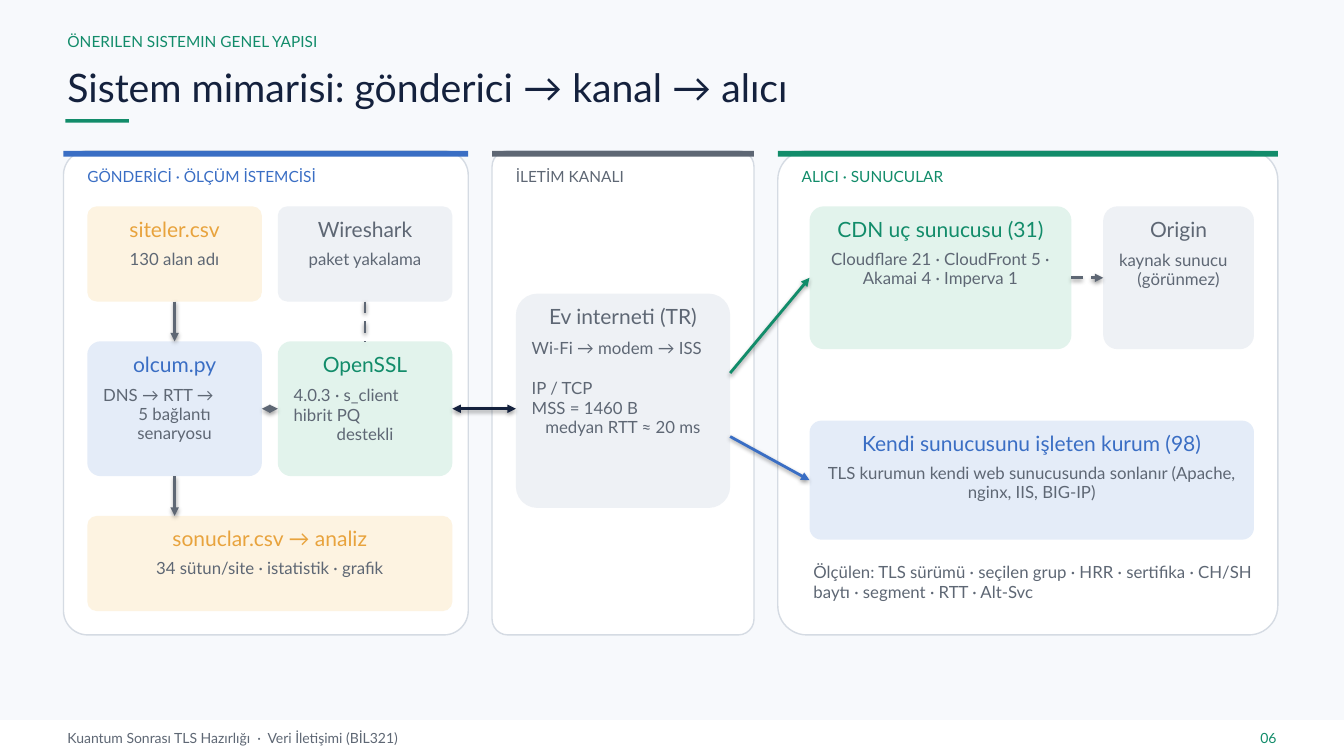
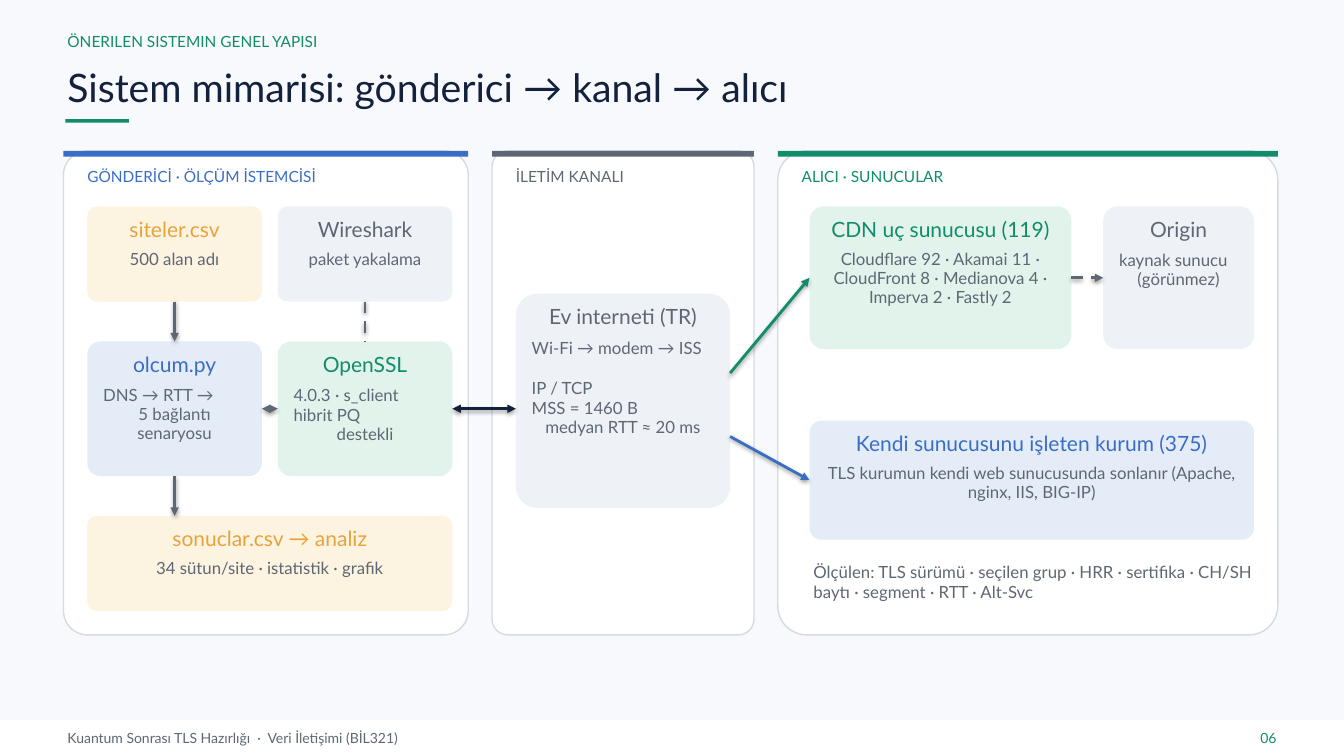
Before and after one commit to yeozyurt/yeozyurt, a slide deck: slide 6 of veri_iletisimi_proje/Rumeysa_Betul_Ozyurt_Veri_Iletisimi_Proje_Sunumu.pptx. Drawn at 1344x756 pixels with LibreOffice and Linux fonts; fonts in the diff are those of the drawing. Boxes give left, top, right and bottom in pixels: in the first picture for what was removed or moved away, otherwise in the second. Text is boxed around its words. In the diff, an @@ line names an element or a change of style, - is before the commit and + after.

```diff
--- a/veri_iletisimi_proje/Rumeysa_Betul_Ozyurt_Veri_Iletisimi_Proje_Sunumu.pptx
+++ b/veri_iletisimi_proje/Rumeysa_Betul_Ozyurt_Veri_Iletisimi_Proje_Sunumu.pptx
@@ text at [831, 221, 1050, 241]: text changed @@
-CDN uç sunucusu (31)
+CDN uç sunucusu (119)
@@ text at [130, 252, 219, 265]: text changed @@
-130 alan adı
+500 alan adı
@@ text at [834, 252, 1039, 306]: text changed @@
-Cloudflare 21 · CloudFront 5 · Akamai 4 · Imperva 1
+Cloudflare 92 · Akamai 11 · CloudFront 8 · Medianova 4 · Imperva 2 · Fastly 2
@@ text at [856, 435, 1207, 455]: text changed @@
-Kendi sunucusunu işleten kurum (98)
+Kendi sunucusunu işleten kurum (375)
```
Also in this commit, not shown: 12 other slides changed, 16 other files.
